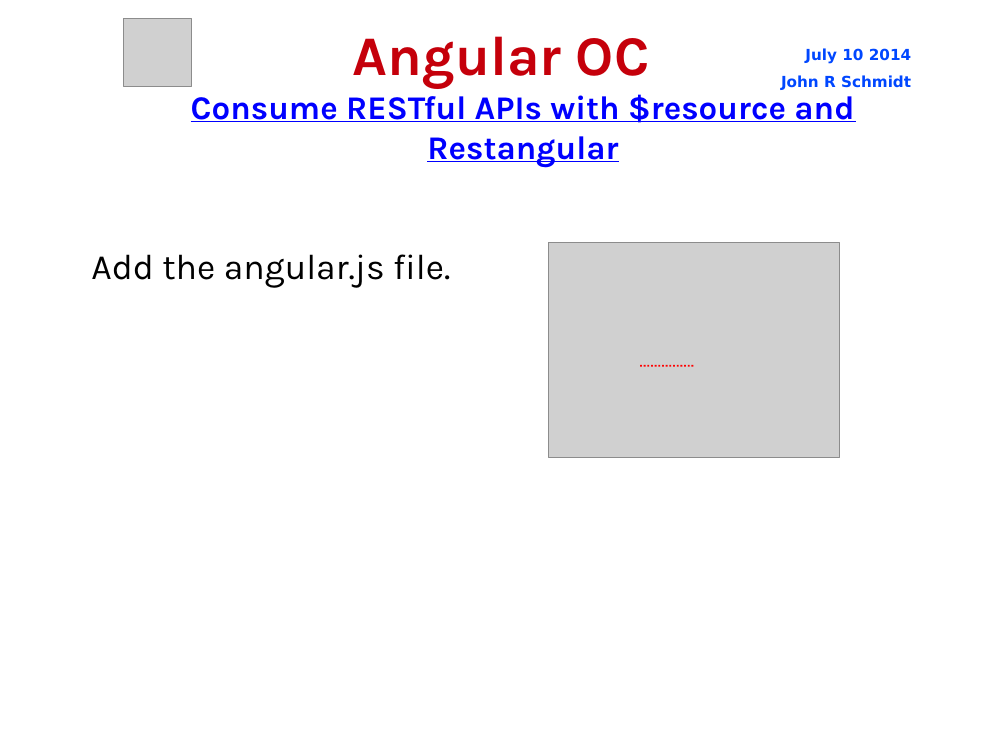
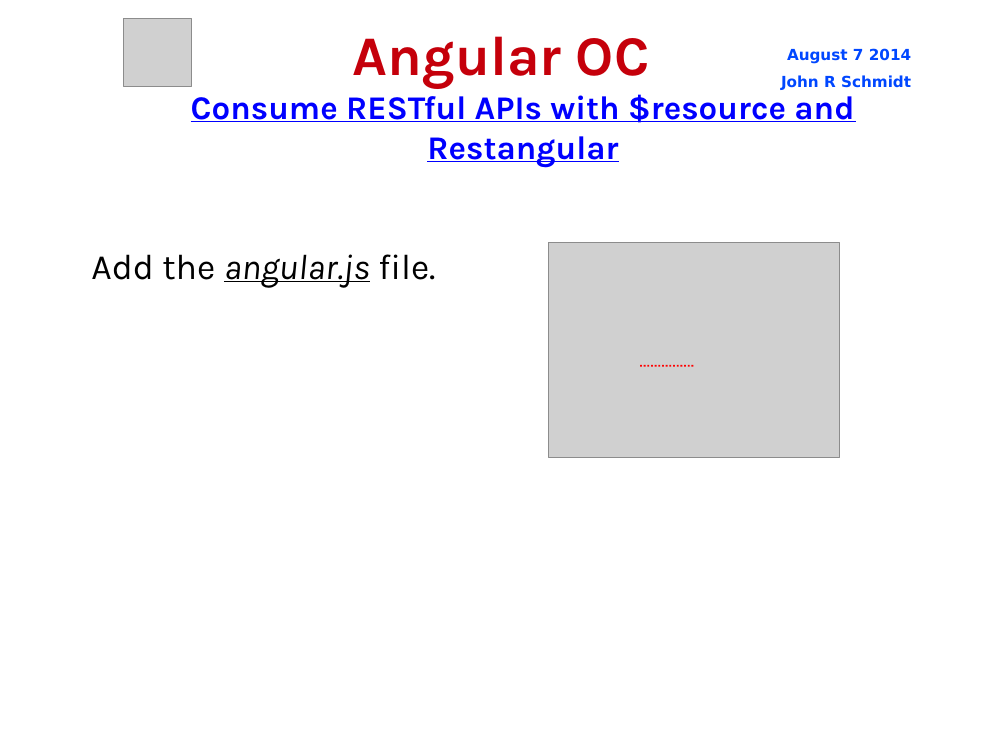
Before and after one commit to jrschmidt/fifa-angular-rest-demo, a slide deck: slide 18 of fifa.odp. Drawn at 1008x756 pixels with LibreOffice and Linux fonts; fonts in the diff are those of the drawing; grey boxes stand for pictures; background and template pictures are left out. Boxes give left, top, right and bottom in pixels: in the first picture for what was removed or moved away, otherwise in the second. Text is boxed around its words. In the diff, an @@ line names an element or a change of style, - is before the commit and + after.

```diff
--- a/fifa.odp
+++ b/fifa.odp
@@ text at (787,48,911,64): text changed @@
-July 10 2014
+August 7 2014
@@ subtitle "Add the angular.js file." at (91,254,435,287): italic on, underline on in "angular.js" @@
```
Also in this commit, not shown: 22 other slides changed, 5 slides added, 16 other files.
